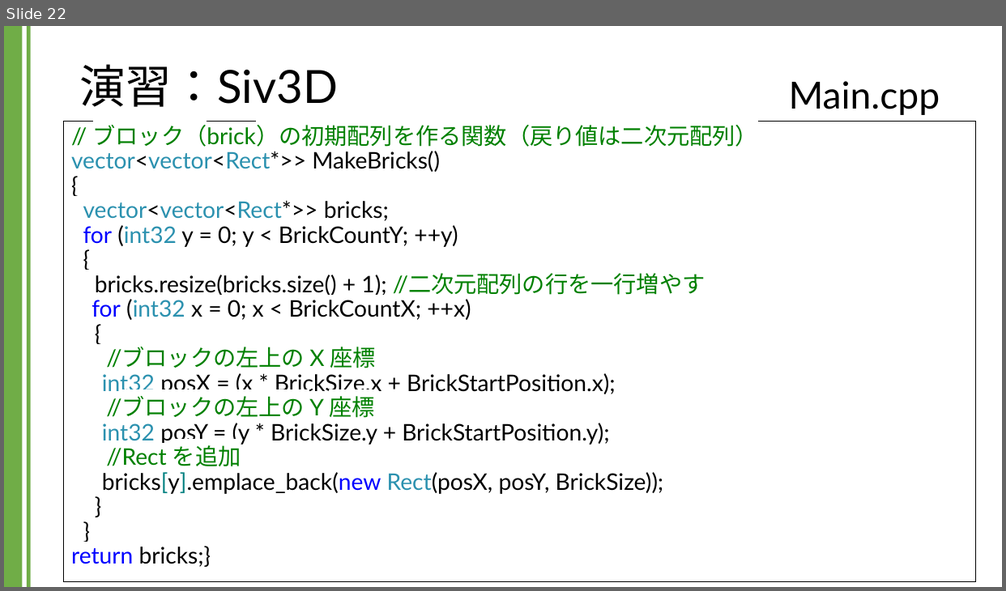
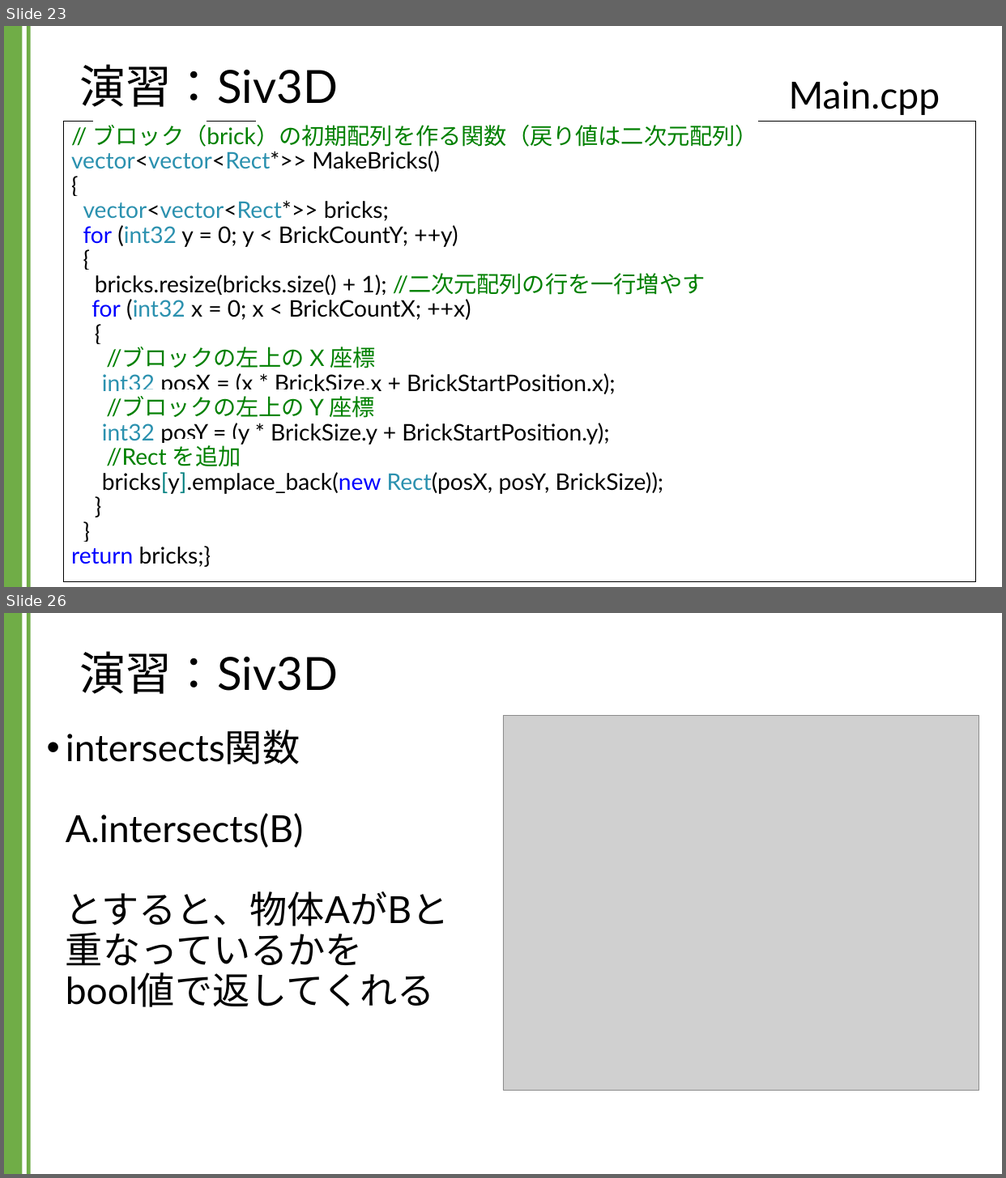
Before and after one commit to kic-murata/cpp2024, a slide deck: 授業資料/演習課題：Siv3D.pptx. Shown one above the other, each under a label of ours: slide 22 before the commit, slides 23 and 26 after it; the slides between them are not shown. The pictures are 1006x591 and 1006x1178 pixels, drawn with LibreOffice and Linux fonts; fonts in the diff are those of the drawing; grey boxes stand for pictures; background and template pictures are left out. Boxes give left, top, right and bottom in pixels: in the first picture for what was removed or moved away, otherwise in the second. Text is boxed around its words. In the diff, an @@ line names an element or a change of style, - is before the commit and + after.

```diff
--- a/授業資料/演習課題：Siv3D.pptx
+++ b/授業資料/演習課題：Siv3D.pptx
@@ slide 26 added at <box>4,613,1002,1174</box>, background #FFFFFF; not listed: 2 template elements that a slide beside it also shows @@
@@ title added at <box>80,651,338,694</box>, 44 pt, text #000000 @@
+演習：Siv3D
@@ text added at <box>66,730,450,1007</box>, 36 pt, text #000000 @@
+• intersects関数
+  A.intersects(B)
+  とすると、物体AがBと
+  重なっているかを
+  bool値で返してくれる
@@ picture added at <box>503,716,979,1091</box> @@
@@ what was slide 22 is now slide 23 @@
```
Also in this commit, not shown: 1 slide changed, 5 other slides added, 1 other file.
